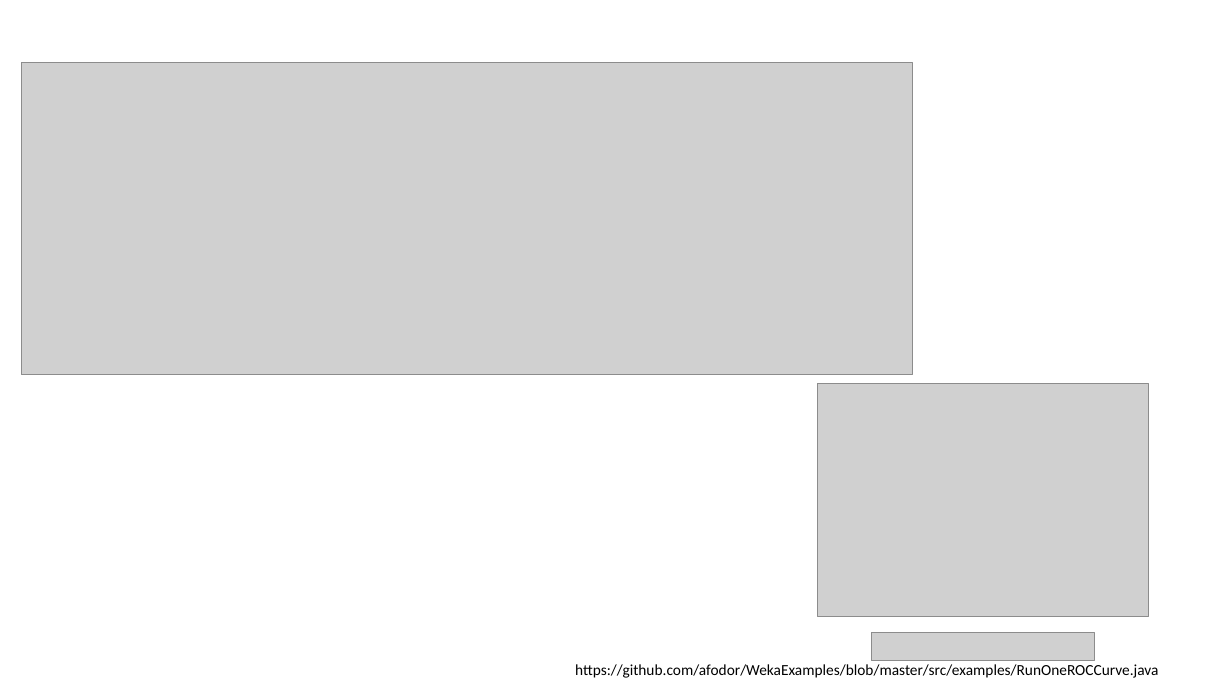
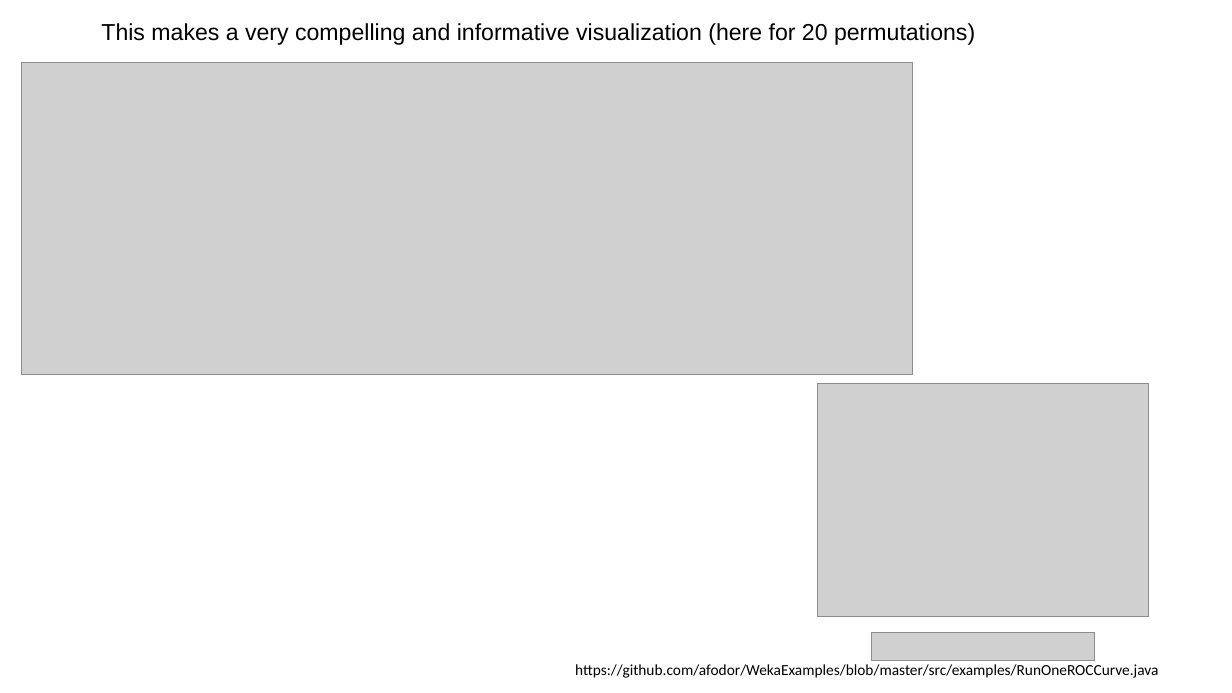
Before and after one commit to afodor/afodor.github.io, a slide deck: slide 18 of classes/prog2016/Prog3-Lecture22.pptx (slide 17 before the commit). Drawn at 1232x693 pixels with LibreOffice and Linux fonts; fonts in the diff are those of the drawing; grey boxes stand for pictures. Boxes give left, top, right and bottom in pixels: in the first picture for what was removed or moved away, otherwise in the second. Text is boxed around its words. In the diff, an @@ line names an element or a change of style, - is before the commit and + after.

Commit message:
lecture 22

```diff
--- a/classes/prog2016/Prog3-Lecture22.pptx
+++ b/classes/prog2016/Prog3-Lecture22.pptx
@@ text added at bbox=[101, 23, 975, 45], 18 pt, text #000000 @@
+This makes a very compelling and informative visualization (here for 20 permutations)
```
Also in this commit, not shown: 1 other slide changed, 13 slides added.
